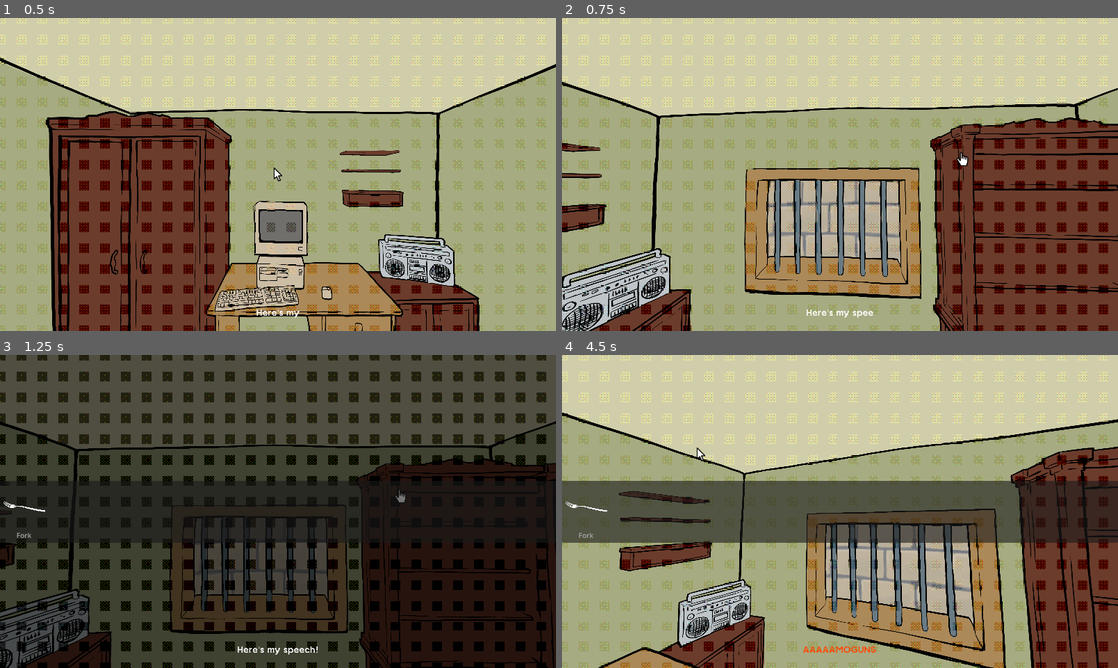
Above: before the commit, frames 1-4 (two rows, left to right).
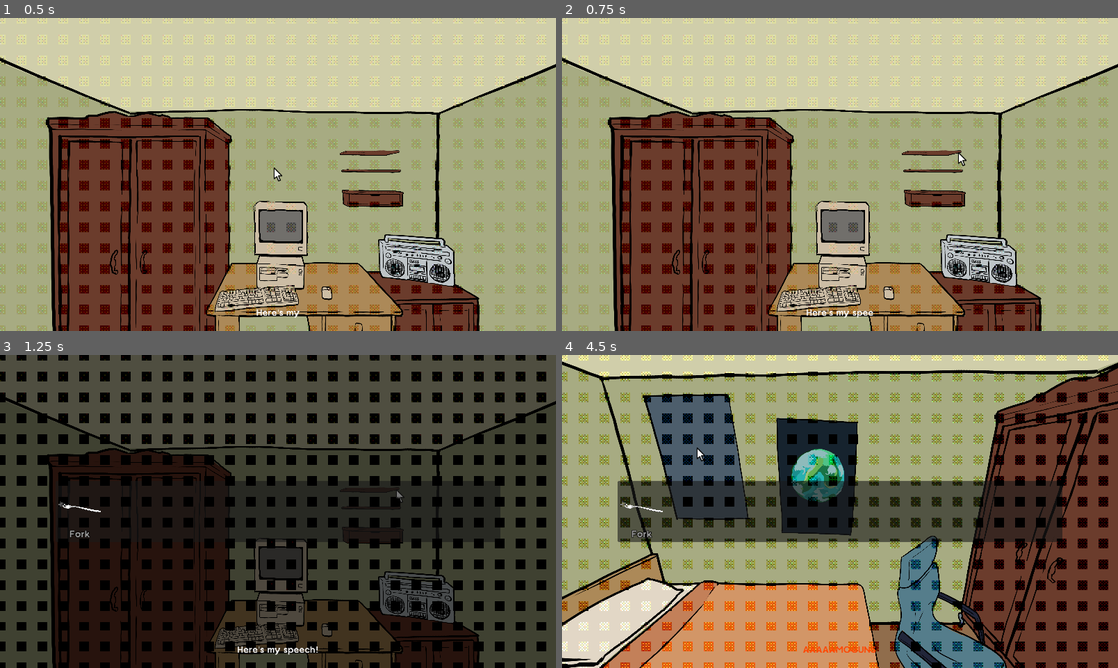
Above: after the commit, the same moments.

Repository: K0MaR1K/GWJ77
Game: Godot game, scene res://room/room_scene.tscn
The game is run twice, just before and just after one commit, with the same random seed, the same clock (stepped at 60 frames per second) and the same inputs.
Inputs (mouse positions are in pixels of both pictures, inside the frame that each line leads up to):
- Up to frame 1 (0.5 s): no input
- Up to frame 2 (0.75 s): tap Enter (ui_accept) at 0.5 s; move the mouse to (962, 158) at 0.52 s; hold D (right) from 0.53 s (still down); hold Right mouse button (back) from 0.53 s (still down)
- Up to frame 3 (1.25 s): keep holding D (right); keep holding Right mouse button (back); tap Enter (ui_accept) at 0.77, 1.07 s; click (400, 495) at 0.8 s
- Up to frame 4 (4.5 s): release D (right) at 1.25 s; release Right mouse button (back) at 1.25 s; drag from (728, 527) to (812, 574) at 1.27 s; move the mouse to (895, 442) at 2.02 s; hold D (right) 2.03-2.75 s; hold Enter (ui_accept) 2.03-2.75 s; click (895, 442) at 2.17 s; right-click (895, 442) at 2.3 s; drag from (812, 574) to (673, 464) at 2.77 s; tap R (restart) at 3.5 s; move the mouse to (1006, 558) at 3.52 s; press the mouse at (1006, 558) at 3.53 s; hold A (left) 3.53-4.25 s; tap Enter (ui_accept) at 3.77, 3.8, 4.07 s; release the mouse at (1006, 558) at 4.25 s; drag from (673, 464) to (756, 433) at 4.27 s

Frame 1 is identical in both runs. In frame 2, 57% of the frame differs, in the area x 0-100%, y 12-100%; in frame 3, 41%; in frame 4, 73%, in the area x 0-100%, y 0-100%.

Commit message:
add speech

Diff:
--- a/arcade_game/arcade_scene.gd
+++ b/arcade_game/arcade_scene.gd
@@ -8,6 +8,7 @@
 var current_tileset = 0
 
 func _ready() -> void:
+	GlobalSpeech.clear()
 	if PhaseManager.is_game_phase():
 		pass
 		#change_tileset()
--- a/globals/global.gd
+++ b/globals/global.gd
@@ -6,6 +6,7 @@
 var player_spawn_position: Vector2 = level1_spawn_position
 
 @onready var inventory: ItemList = $CanvasLayer/Inventory
+@onready var dithering_effect: ColorRect = $CanvasLayer/DitheringEffect
 
 var _requested_item: Request = null
 
@@ -13,6 +14,7 @@
 	player_spawn_position = level1_spawn_position
 
 func _ready() -> void:
+	hide_inventory()
 	inventory.clear()
 	add_to_inventory(preload("res://resources/fork/fork.tres"))
 
@@ -27,11 +29,17 @@
 
 func show_inventory():
 	inventory.show()
+	dithering_effect.show()
+
 
 func hide_inventory():
 	_requested_item = null
 	inventory.hide()
+	dithering_effect.hide()
+	inventory.deselect_all()
 
+func is_inventory_hidden():
+	return not inventory.visible
 
 func _input(event: InputEvent) -> void:
 	if PhaseManager.is_room_phase():
@@ -43,12 +51,12 @@
 
 func _on_inventory_item_selected(index: int) -> void:
 	if not _requested_item:
-		pass
+		GlobalSpeech.speak("This is a " + inventory.get_item_text(index))
 	elif inventory.get_item_text(index) == _requested_item.item.name:
 		if _requested_item.node.has_method("send_item"):
 			_requested_item.node.send_item(_requested_item.item)
 	else:
-		print("Can't use this item here")
+		GlobalSpeech.speak("Can't use this item here")
 
 	hide_inventory()
 
--- a/globals/global.tscn
+++ b/globals/global.tscn
@@ -1,7 +1,23 @@
-[gd_scene load_steps=3 format=3 uid="uid://f4j5nss52o5x"]
+[gd_scene load_steps=7 format=3 uid="uid://f4j5nss52o5x"]
 
 [ext_resource type="Script" path="res://globals/global.gd" id="1_km2ae"]
+[ext_resource type="Texture2D" uid="uid://ct2u4mreu55w7" path="res://room/room_00.png" id="2_f5qqd"]
 [ext_resource type="Texture2D" uid="uid://bxa6wwuddb31b" path="res://resources/fork/fork.png" id="2_ou674"]
+[ext_resource type="FontFile" uid="uid://dvdxgqhatvjt3" path="res://fonts/NicoClean-Regular.ttf" id="2_xxqly"]
+[ext_resource type="Shader" path="res://shaders/dither_screen.gdshader" id="5_6guos"]
+
+[sub_resource type="ShaderMaterial" id="ShaderMaterial_i7i6x"]
+shader = ExtResource("5_6guos")
+shader_parameter/quantize_size = 2.0
+shader_parameter/handle_scale = true
+shader_parameter/handle_subpixels = true
+shader_parameter/dither_enabled = true
+shader_parameter/bayer_pattern = 3.0
+shader_parameter/divisions = 8.0
+shader_parameter/contrast = 1.409
+shader_parameter/shift = -0.068
+shader_parameter/grayscale = false
+shader_parameter/use_palette = false
 
 [node name="Global" type="Control"]
 layout_mode = 3
@@ -11,16 +27,30 @@
 [node name="CanvasLayer" type="CanvasLayer" parent="."]
 layer = 0
 
-[node name="Inventory" type="ItemList" parent="CanvasLayer"]
+[node name="TextureRect" type="TextureRect" parent="CanvasLayer"]
 visible = false
-anchors_preset = 14
-anchor_top = 0.5
+anchors_preset = 15
 anchor_right = 1.0
-anchor_bottom = 0.5
-offset_top = -71.5
-offset_bottom = 71.5
+anchor_bottom = 1.0
 grow_horizontal = 2
 grow_vertical = 2
+texture = ExtResource("2_f5qqd")
+expand_mode = 1
+
+[node name="Inventory" type="ItemList" parent="CanvasLayer"]
+anchors_preset = -1
+anchor_left = 0.1
+anchor_top = 0.5
+anchor_right = 0.9
+anchor_bottom = 0.5
+offset_top = -68.0
+offset_bottom = 68.0
+grow_horizontal = 2
+grow_vertical = 2
+theme_override_constants/outline_size = 5
+theme_override_fonts/font = ExtResource("2_xxqly")
+theme_override_font_sizes/font_size = 20
+allow_reselect = true
 max_text_lines = 2
 auto_height = true
 item_count = 1
@@ -30,4 +60,15 @@
 item_0/text = "Description"
 item_0/icon = ExtResource("2_ou674")
 
+[node name="DitheringEffect" type="ColorRect" parent="CanvasLayer"]
+texture_filter = 1
+material = SubResource("ShaderMaterial_i7i6x")
+anchors_preset = 15
+anchor_right = 1.0
+anchor_bottom = 1.0
+grow_horizontal = 2
+grow_vertical = 2
+mouse_filter = 2
+metadata/_edit_use_anchors_ = true
+
 [connection signal="item_selected" from="CanvasLayer/Inventory" to="." method="_on_inventory_item_selected"]
--- a/globals/global_speech.gd
+++ b/globals/global_speech.gd
@@ -1,7 +1,7 @@
 extends CanvasLayer
 
 var useless_item_dialogue := ["I can't use this here.", "No.", "..."]
-var mother_calling_dialogue := ["Mother is calling me.", "I should answer the door.", ""]
+var mother_calling_dialogue := ["Mother is calling me.", "I should answer the door."]
 var visible_characters := 0
 var spoken : String
 
@@ -38,3 +38,6 @@
 
 func useless_item():
 	speak(useless_item_dialogue.pick_random())
+
+func clear():
+	speak("", true)
--- a/globals/phase_manager.gd
+++ b/globals/phase_manager.gd
@@ -1,6 +1,6 @@
 extends Node
 
-enum Phase {INTRO, ROOM1_1, ROOM1_2, ROOM1_3, GAME2, ROOM2_1, GAME3}
+enum Phase {INTRO, ROOM1_1, ROOM1_2, GAME2, ROOM2_1, GAME3}
 enum LDJ {HAPPY, SAD, MYSTERIOUS}
 
 var current_phase : Phase
@@ -28,7 +28,7 @@
 	change_phase(current_phase + 1)
 
 func is_room_phase():
-	return current_phase in [Phase.ROOM1_1, Phase.ROOM1_2, Phase.ROOM1_3,]
+	return current_phase in [Phase.ROOM1_1, Phase.ROOM1_2,]
 
 func is_game_phase():
 	return current_phase in [Phase.GAME2, Phase.GAME3]
@@ -48,6 +48,7 @@
 			level3 = false
 			human_enemy = false
 			loading_jingle = LDJ.HAPPY
+
 		Phase.ROOM1_1:
 			get_tree().change_scene_to_file.call_deferred("res://room/room_scene.tscn")
 			computer_on = false
@@ -55,13 +56,12 @@
 			can_play_game = false
 			fork_drawer = true
 			mother_at_door = true
+
 		Phase.ROOM1_2:
 			plate = true
 			can_leave_computer = true
-			can_play_game = true
-			level2 = true
-			level3 = false
 			mother_at_door = false
+
 		Phase.GAME2:
 			get_tree().change_scene_to_file.call_deferred("res://ui/desktop/main_menu.tscn")
 			can_leave_computer = false
@@ -70,6 +70,15 @@
 			level3 = true
 			loading_jingle = LDJ.SAD
 			human_enemy = false
+
+		Phase.ROOM2_1:
+			get_tree().change_scene_to_file.call_deferred("res://room/room_scene.tscn")
+			computer_on = false
+			can_leave_computer = true
+			can_play_game = false
+			fork_drawer = true
+			mother_at_door = true
+
 		Phase.GAME3:
 			get_tree().change_scene_to_file.call_deferred("res://ui/desktop/main_menu.tscn")
 			computer_on = false
@@ -77,5 +86,5 @@
 			plate = false
 			level2 = true
 			level3 = true
-			loading_jingle = LDJ.SAD
+			loading_jingle = LDJ.MYSTERIOUS
 			human_enemy = true
--- a/room/camera_3d.gd
+++ b/room/camera_3d.gd
@@ -4,16 +4,17 @@
 @onready var camera_3d: Camera3D = $Camera3D
 
 func _input(event):
-	if event.is_action_pressed("left"):
-		var tween = get_tree().create_tween()
-		tween.tween_property(self, "global_rotation:y", snapped(global_rotation.y + PI/2, PI/2), 0.3).set_ease(Tween.EASE_OUT).set_trans(Tween.TRANS_CUBIC)
+	if Global.is_inventory_hidden():
+		if event.is_action_pressed("left"):
+			var tween = get_tree().create_tween()
+			tween.tween_property(self, "global_rotation:y", snapped(global_rotation.y + PI/2, PI/2), 0.3).set_ease(Tween.EASE_OUT).set_trans(Tween.TRANS_CUBIC)
 
-	if event.is_action_pressed("right"):
-		var tween = get_tree().create_tween()
-		tween.tween_property(self, "global_rotation:y", snapped(global_rotation.y - PI/2, PI/2), 0.3).set_ease(Tween.EASE_OUT).set_trans(Tween.TRANS_CUBIC)
+		if event.is_action_pressed("right"):
+			var tween = get_tree().create_tween()
+			tween.tween_property(self, "global_rotation:y", snapped(global_rotation.y - PI/2, PI/2), 0.3).set_ease(Tween.EASE_OUT).set_trans(Tween.TRANS_CUBIC)
 
-	#TODO: fix overrotation when mouse leaves the screen
-	if event is InputEventMouseMotion:
-		rotate_y(-event.relative.x * mouse_sens)
-		camera_3d.rotate_x(-event.relative.y * mouse_sens * 2)
-		camera_3d.rotation.x = clamp(camera_3d.rotation.x, -1.2, 0.1)
+		#TODO: fix overrotation when mouse leaves the screen
+		if event is InputEventMouseMotion:
+			rotate_y(-event.relative.x * mouse_sens)
+			camera_3d.rotate_x(-event.relative.y * mouse_sens * 2)
+			camera_3d.rotation.x = clamp(camera_3d.rotation.x, -1.2, 0.1)
--- a/room/object_handler.gd
+++ b/room/object_handler.gd
@@ -14,6 +14,7 @@
 		object.mouse_exited.connect(_on_object_mouse_exited)
 
 func set_mouse_input(close_up: bool):
+	Global.hide_inventory()
 	$"../CanvasLayer/CloseUps/SubViewport/ModulateRect".visible = close_up
 	pointer.set_base_pointer()
 	sub_viewport.handle_input_locally = close_up
@@ -31,7 +32,7 @@
 	pointer.set_base_pointer()
 
 func _input(event: InputEvent) -> void:
-	if event.is_action("back"):
+	if event.is_action_pressed("back"):
 		set_mouse_input(false)
 		for child in sub_viewport.get_children():
 			child.hide()
@@ -40,7 +41,7 @@
 		sub_viewport.push_input(event)
 
 func _on_computer_input_event(_camera: Node, event: InputEvent, _event_position: Vector3, _normal: Vector3, _shape_idx: int) -> void:
-	if event.is_action("shoot") and not close_up:
+	if event.is_action_pressed("shoot") and not close_up:
 		if PhaseManager.mother_at_door:
 			GlobalSpeech.mother_at_door()
 		else:
@@ -51,7 +52,7 @@
 
 
 func _on_drawer_input_event(_camera: Node, event: InputEvent, _event_position: Vector3, _normal: Vector3, _shape_idx: int) -> void:
-	if event.is_action("shoot") and not close_up:
+	if event.is_action_pressed("shoot") and not close_up:
 		if PhaseManager.mother_at_door:
 			GlobalSpeech.mother_at_door()
 		else:
@@ -60,7 +61,7 @@
 
 
 func _on_fork_input_event(event: InputEvent) -> void:
-	if event.is_action("shoot") and close_up:
+	if event.is_action_pressed("shoot") and close_up:
 		if PhaseManager.mother_at_door:
 			GlobalSpeech.mother_at_door()
 		else:
@@ -72,13 +73,13 @@
 
 
 func _on_boombox_input_event(_camera: Node, event: InputEvent, _event_position: Vector3, _normal: Vector3, _shape_idx: int) -> void:
-	if event.is_action("shoot") and not close_up:
+	if event.is_action_pressed("shoot") and not close_up:
 		$"../CanvasLayer/CloseUps/SubViewport/Boombox".show()
 		set_mouse_input(true)
 
 
 func _on_door_input_event(_camera: Node, event: InputEvent, _event_position: Vector3, _normal: Vector3, _shape_idx: int) -> void:
-	if event.is_action("shoot") and not close_up:
+	if event.is_action_pressed("shoot") and not close_up:
 		if PhaseManager.mother_at_door:
 			PhaseManager.next_phase()
 			update_items.emit()
--- a/ui/desktop/main_menu.gd
+++ b/ui/desktop/main_menu.gd
@@ -7,6 +7,7 @@
 		_on_power_button_pressed()
 
 func _ready() -> void:
+	GlobalSpeech.clear()
 	for object: TextureButton in $SubViewport/CanvasLayer/VBoxContainer.get_children():
 		object.mouse_entered.connect(_on_object_mouse_entered)
 		object.mouse_exited.connect(_on_object_mouse_exited)
@@ -23,11 +24,11 @@
 	if PhaseManager.can_play_game:
 		get_tree().change_scene_to_file.call_deferred("res://arcade_game/main_scene.tscn")
 	else:
-		print("I DON'T WANT TO PLAY GAMES RN")
+		GlobalSpeech.speak("I don't want to play right now.")
 
 
 func _on_power_button_pressed() -> void:
 	if PhaseManager.can_leave_computer:
 		get_tree().change_scene_to_file.call_deferred("res://room/room_scene.tscn")
 	else:
-		print("I WANT TO PLAY GAMES RN")
+		GlobalSpeech.speak("Nah, the room is borring.")
Binary file added: ui/textbox.png
Not shown, added: ui/textbox.png.import
